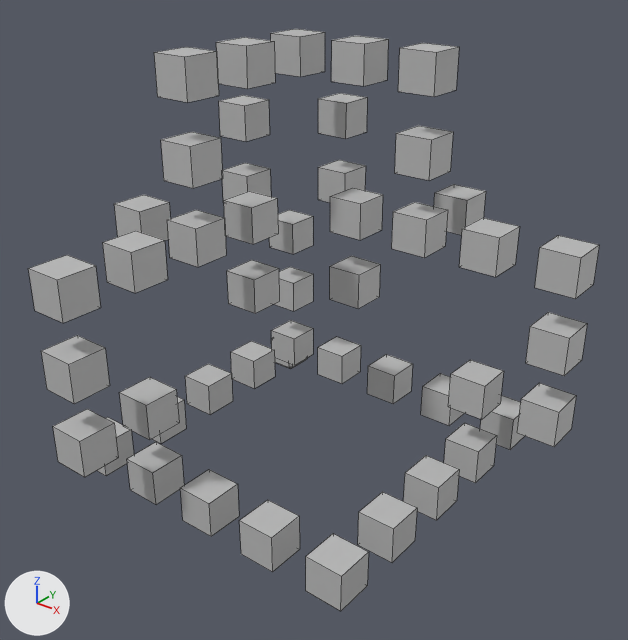
A saved change to the FBX model restructure_model.fbx.
Before and after are seen from a 50 mm lens placed at (1.809, -2.119, 1.465), pointed at (0.567, -0.566, 0.502). The axes (+X, +Y, +Z) are drawn at lower left. The lights are the same throughout. Mesh edges are drawn as thin lines. Where no turn or scale is listed for an object, it has been applied to the vertices.

Script lines for the objects in view, before the commit:
```python
ob_box_101 = bpy.data.objects.new('box_101', me_mesh_004)
ob_box_101.parent = ob_boxesgrp
ob_box_101.location = (10.0, 10.0, 70.0)
ob_box_101.scale = (10.0, 10.0, 10.0)
ob_box_106 = bpy.data.objects.new('box_106', me_mesh_009)
ob_box_106.parent = ob_boxesgrp
ob_box_106.location = (30.0, 10.0, 10.0)
ob_box_106.scale = (10.0, 10.0, 10.0)
ob_box_107 = bpy.data.objects.new('box_107', me_mesh_010)
ob_box_107.parent = ob_boxesgrp
ob_box_107.location = (50.0, 10.0, 10.0)
ob_box_107.scale = (10.0, 10.0, 10.0)
ob_box_108 = bpy.data.objects.new('box_108', me_mesh_011)
ob_box_108.parent = ob_boxesgrp
ob_box_108.location = (70.0, 10.0, 10.0)
ob_box_108.scale = (10.0, 10.0, 10.0)
ob_box_113 = bpy.data.objects.new('box_113', me_mesh_016)
ob_box_113.parent = ob_boxesgrp
ob_box_113.location = (110.0, 30.0, 30.0)
ob_box_113.scale = (10.0, 10.0, 10.0)
ob_box_122 = bpy.data.objects.new('box_122', me_mesh_025)
ob_box_122.parent = ob_boxesgrp
ob_box_122.location = (30.0, 70.0, 50.0)
ob_box_122.scale = (10.0, 10.0, 10.0)
ob_box_124 = bpy.data.objects.new('box_124', me_mesh_027)
ob_box_124.parent = ob_boxesgrp
ob_box_124.location = (50.0, 50.0, 30.0)
ob_box_124.scale = (10.0, 10.0, 10.0)
ob_box_127 = bpy.data.objects.new('box_127', me_mesh_030)
ob_box_127.parent = ob_boxesgrp
ob_box_127.location = (30.0, 30.0, 90.0)
ob_box_127.scale = (10.0, 10.0, 10.0)
ob_box_144 = bpy.data.objects.new('box_144', me_mesh_043)
ob_box_144.parent = ob_boxesgrp
ob_box_144.location = (10.0, 50.0, 10.0)
ob_box_144.scale = (10.0, 10.0, 10.0)
# also in view: 'box_129' at (0.9, -0.3, 0.3); 'box_103' at (0.3, -0.9, 0.1); 'box_130' at (0.7, -0.1, 0.7); 'box_114' at (0.3, -1.1, 0.3); 'box_142' at (0.9, -0.9, 0.1)
```
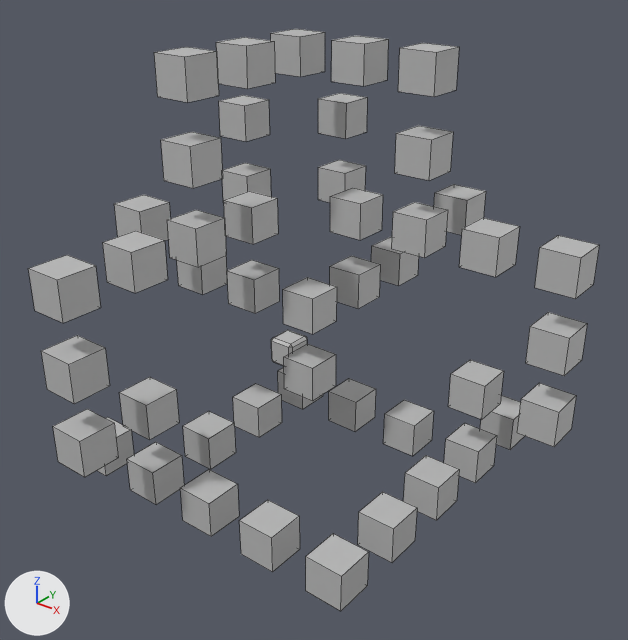
The change, as a diff of the scene's bpy script:
```diff
--- a/restructure_model.fbx.py
+++ b/restructure_model.fbx.py
@@ ob_box_143 @@
-ob_box_143 = bpy.data.objects.new('box_143', me_mesh_042)
+ob_box_143 = bpy.data.objects.new('box_143', me_mesh_041)
 ob_box_143.parent = ob_boxesgrp
-ob_box_143.location = (10.0, 30.0, 10.0)
+ob_box_143.location = (50.0, 50.0, 10.0)
 ob_box_143.scale = (10.0, 10.0, 10.0)
@@ ob_box_107 @@
-ob_box_107 = bpy.data.objects.new('box_107', me_mesh_010)
+ob_box_107 = bpy.data.objects.new('box_107', me_mesh_009)
 ob_box_107.parent = ob_boxesgrp
-ob_box_107.location = (50.0, 10.0, 10.0)
+ob_box_107.location = (50.0, 10.0, 30.0)
 ob_box_107.scale = (10.0, 10.0, 10.0)
@@ ob_box_144 @@
 ob_box_144.parent = ob_boxesgrp
-ob_box_144.location = (10.0, 50.0, 10.0)
+ob_box_144.location = (50.0, 50.0, 50.0)
 ob_box_144.scale = (10.0, 10.0, 10.0)
@@ ob_box_101 @@
-ob_box_101 = bpy.data.objects.new('box_101', me_mesh_004)
+ob_box_101 = bpy.data.objects.new('box_101', me_mesh_003)
 ob_box_101.parent = ob_boxesgrp
-ob_box_101.location = (10.0, 10.0, 70.0)
+ob_box_101.location = (30.0, 10.0, 70.0)
 ob_box_101.scale = (10.0, 10.0, 10.0)
@@ ob_box_106 @@
-ob_box_106 = bpy.data.objects.new('box_106', me_mesh_009)
+ob_box_106 = bpy.data.objects.new('box_106', me_mesh_008)
 ob_box_106.parent = ob_boxesgrp
-ob_box_106.location = (30.0, 10.0, 10.0)
+ob_box_106.location = (30.0, 10.0, 30.0)
 ob_box_106.scale = (10.0, 10.0, 10.0)
@@ ob_box_108 @@
 ob_box_108.parent = ob_boxesgrp
-ob_box_108.location = (70.0, 10.0, 10.0)
+ob_box_108.location = (70.0, 10.0, 30.0)
 ob_box_108.scale = (10.0, 10.0, 10.0)
@@ ob_box_123 @@
-ob_box_123 = bpy.data.objects.new('box_123', me_mesh_026)
+ob_box_123 = bpy.data.objects.new('box_123', me_mesh_025)
 ob_box_123.parent = ob_boxesgrp
@@ ob_box_124 @@
-ob_box_124 = bpy.data.objects.new('box_124', me_mesh_027)
+ob_box_124 = bpy.data.objects.new('box_124', me_mesh_026)
 ob_box_124.parent = ob_boxesgrp
@@ ob_box_100 @@
-ob_box_100 = bpy.data.objects.new('box_100', me_mesh_003)
+ob_box_100 = bpy.data.objects.new('box_100', me_mesh_002)
 ob_box_100.parent = ob_boxesgrp
-ob_box_100.location = (10.0, 10.0, 50.0)
+ob_box_100.location = (30.0, 10.0, 50.0)
 ob_box_100.scale = (10.0, 10.0, 10.0)
@@ ob_box_120 @@
-ob_box_120 = bpy.data.objects.new('box_120', me_mesh_023)
+ob_box_120 = bpy.data.objects.new('box_120', me_mesh_022)
 ob_box_120.parent = ob_boxesgrp
@@ ob_box_99 @@
-ob_box_99 = bpy.data.objects.new('box_99', me_mesh_002)
+ob_box_99 = bpy.data.objects.new('box_99', me_mesh_047)
 ob_box_99.parent = ob_boxesgrp
-ob_box_99.location = (10.0, 10.0, 30.0)
+ob_box_99.location = (50.0, 30.0, 50.0)
 ob_box_99.scale = (10.0, 10.0, 10.0)
@@ ob_box_122 @@
-ob_box_122 = bpy.data.objects.new('box_122', me_mesh_025)
+ob_box_122 = bpy.data.objects.new('box_122', me_mesh_024)
 ob_box_122.parent = ob_boxesgrp
@@ ob_box_127 @@
-ob_box_127 = bpy.data.objects.new('box_127', me_mesh_030)
+ob_box_127 = bpy.data.objects.new('box_127', me_mesh_029)
 ob_box_127.parent = ob_boxesgrp
@@ ob_box_1 @@
 ob_box_1 = bpy.data.objects.new('box_1', me_mesh_001)
-ob_box_1.location = (0.1, -0.1, 0.1)
+ob_box_1.location = (0.1, -0.5, 0.5)
```

Pixel boxes (x1, y1, x2, y2) of what changed, in the pictures (628 x 640 px):
'box_99', reshaped, moved (18% wider, 18% taller): before (231, 341, 275, 389); after (284, 344, 336, 401)
'box_144', moved: before (269, 210, 313, 254); after (283, 277, 337, 334)
'box_100', reshaped, moved: before (185, 364, 233, 415); after (233, 384, 282, 437)
'box_107', reshaped, moved: before (367, 354, 413, 404); after (329, 379, 376, 432)
'box_108', moved: before (421, 373, 464, 426); after (383, 400, 434, 456)
'box_1', moved: before (271, 320, 313, 365); after (177, 256, 227, 294)
'box_127', reshaped: (119, 377, 179, 440) in both
'box_143', reshaped, moved (23% wider, 11% taller): before (274, 267, 313, 311); after (371, 237, 419, 286)
'box_101', reshaped, moved: before (152, 397, 186, 443); after (183, 411, 236, 469)
'box_120', reshaped: (392, 202, 448, 258) in both
'box_122', reshaped: (224, 191, 278, 244) in both
'box_123', reshaped: (227, 260, 279, 313) in both
'box_124', reshaped: (330, 256, 380, 309) in both
'box_106', reshaped, moved: before (318, 337, 361, 384); after (278, 367, 323, 409)
